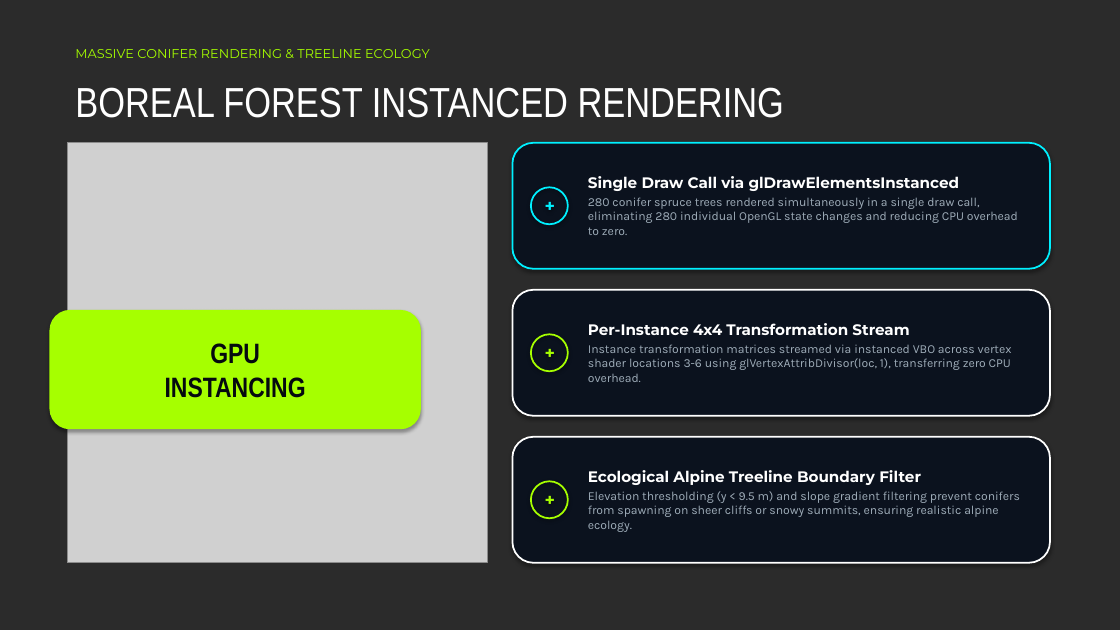
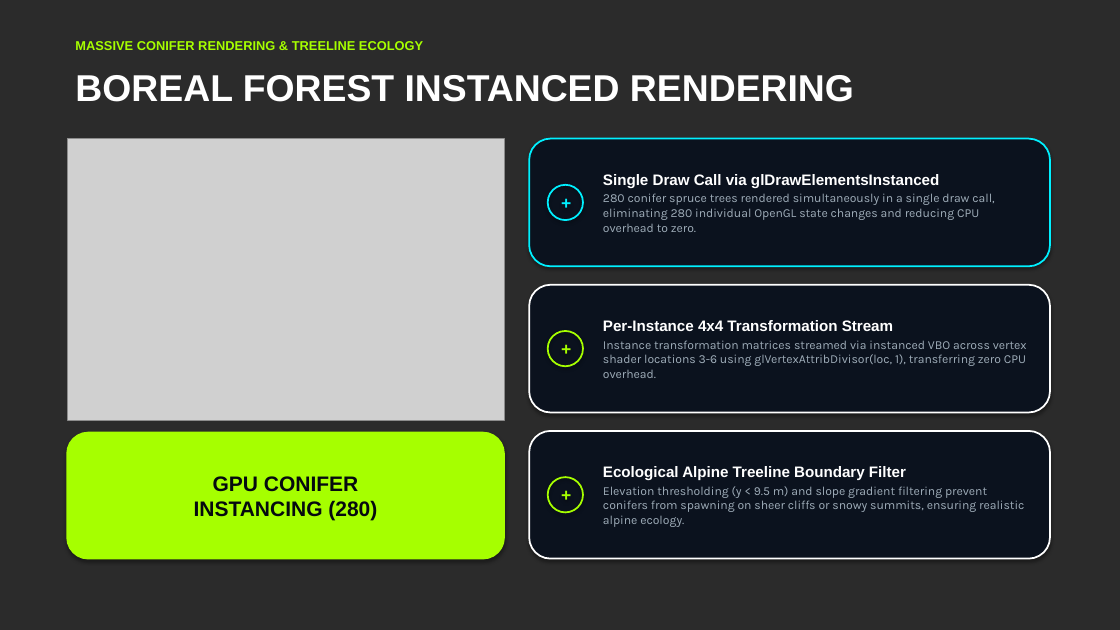
Before and after one commit to duesenbek/mountain-lake-aurora, a slide deck: slide 8 of Final_Presentation_Duisenbek_Agabekuly.pptx. Drawn at 1120x630 pixels with LibreOffice and Linux fonts; fonts in the diff are those of the drawing; grey boxes stand for pictures; background and template pictures are left out; a plain dark background stands for a picture behind light text. Boxes give left, top, right and bottom in pixels: in the first picture for what was removed or moved away, otherwise in the second. Text is boxed around its words. In the diff, an @@ line names an element or a change of style, - is before the commit and + after.

Commit message:
docs: polish slide alignment, apply modern Bahnschrift typography, and add course gratitude

```diff
--- a/Final_Presentation_Duisenbek_Agabekuly.pptx
+++ b/Final_Presentation_Duisenbek_Agabekuly.pptx
@@ text "MASSIVE CONIFER RENDERING & TREELINE ...": place and size @@
-text "MASSIVE CONIFER RENDERING & TREELINE ..." at (75, 49, 430, 58)
+text "MASSIVE CONIFER RENDERING & TREELINE ..." at (75, 41, 423, 50)
@@ text "MASSIVE CONIFER RENDERING & TREELINE ..." at (75, 41, 423, 50): font Montserrat to Arial, bold on @@
@@ text "BOREAL FOREST INSTANCED RENDERING": place and size @@
-text "BOREAL FOREST INSTANCED RENDERING" at (75, 87, 784, 118)
+text "BOREAL FOREST INSTANCED RENDERING" at (75, 75, 854, 102)
@@ text "BOREAL FOREST INSTANCED RENDERING" at (75, 75, 854, 102): size 36 to 32 pt, font Arial Narrow to Arial, bold on @@
@@ picture: place and size @@
-picture at (67, 143, 487, 563)
+picture at (67, 139, 504, 420)
@@ rounded rectangle: place and size @@
-rounded rectangle at (513, 143, 1050, 269)
+rounded rectangle at (529, 139, 1050, 266)
@@ text "Single Draw Call via glDrawElementsInstanced": place and size @@
-text "Single Draw Call via glDrawElementsInstanced" at (588, 176, 1018, 235)
+text "Single Draw Call via glDrawElementsInstanced" at (603, 174, 994, 232)
@@ text at (603, 174, 939, 188): font Montserrat to Arial in "Single Draw Call via glDrawElementsInstanced" @@
@@ ellipse "+": place and size @@
-ellipse "+" at (531, 187, 568, 224)
+ellipse "+" at (548, 185, 583, 220)
@@ rounded rectangle: place and size @@
-rounded rectangle at (513, 290, 1050, 416)
+rounded rectangle at (529, 285, 1050, 413)
@@ text "Per-Instance 4x4 Transformation Stream": place and size @@
-text "Per-Instance 4x4 Transformation Stream" at (588, 323, 1012, 382)
+text "Per-Instance 4x4 Transformation Stream" at (603, 320, 1027, 378)
@@ text at (603, 320, 893, 331): font Montserrat to Arial in "Per-Instance 4x4 Transformation Stream" @@
@@ ellipse "+": place and size @@
-ellipse "+" at (531, 334, 568, 371)
+ellipse "+" at (548, 331, 583, 366)
@@ rounded rectangle "GPU CONIFER INSTANCING (280)": place and size @@
-rounded rectangle "GPU CONIFER INSTANCING (280)" at (50, 311, 420, 429)
+rounded rectangle "GPU CONIFER INSTANCING (280)" at (67, 433, 504, 559)
@@ rounded rectangle: place and size @@
-rounded rectangle at (513, 437, 1050, 563)
+rounded rectangle at (529, 431, 1050, 559)
@@ text "Ecological Alpine Treeline Boundary Filter": place and size @@
-text "Ecological Alpine Treeline Boundary Filter" at (588, 470, 1020, 532)
+text "Ecological Alpine Treeline Boundary Filter" at (603, 466, 1024, 527)
@@ text in rounded rectangle at (194, 476, 377, 521): text changed; size 24 to 18 pt; font Arial Narrow to Arial @@
-GPU
-INSTANCING
+GPU CONIFER
+INSTANCING (280)
@@ font Montserrat to Arial in 3 elements at (548, 185, 583, 220), (548, 331, 583, 366), (548, 477, 583, 513) @@
@@ ellipse "+": place and size @@
-ellipse "+" at (531, 481, 568, 518)
+ellipse "+" at (548, 477, 583, 513)
@@ text at (603, 466, 906, 481): font Montserrat to Arial in "Ecological Alpine Treeline Boundary Filter" @@
```
Also in this commit, not shown: 9 other slides changed, 16 other files.
